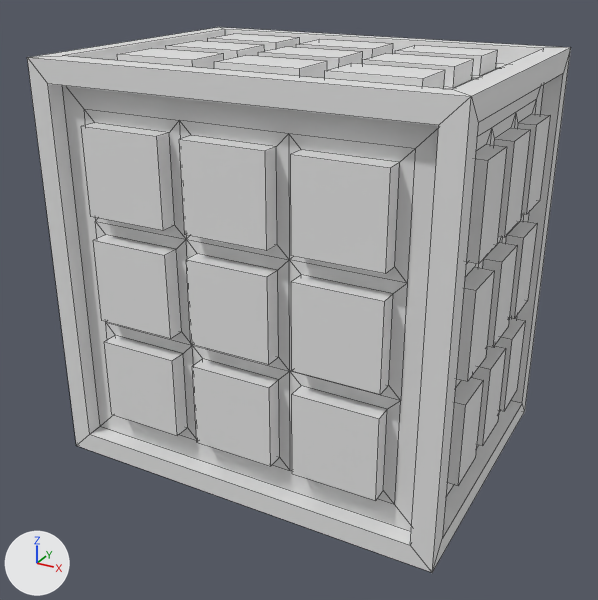
A saved change to the FBX model SferoTestVR/Assets/Art/Models/Obstacles/PusherBaseLong.fbx.
Both versions are drawn from a 50 mm camera at (-5.41, -3.71, 1.48) aimed at (-7.25, -0.35, -0.19). Every picture has the same lights, and +X, +Y and +Z are marked at lower left. Mesh edges are drawn as thin lines.

The scene before the commit, as lines of its bpy script (objects in view):
```python
me_pusherbaselong = bpy.data.meshes.new('PusherBaseLong')
me_pusherbaselong.from_pydata(...)  # 488 vertices, 466 faces; spans x -1.0..1.0, y -1.0..0.5, z -1.0..1.0
ob_pusherbaselong = bpy.data.objects.new('PusherBaseLong', me_pusherbaselong)
ob_pusherbaselong.location = (-7.248, 0.0, 0.0)
```
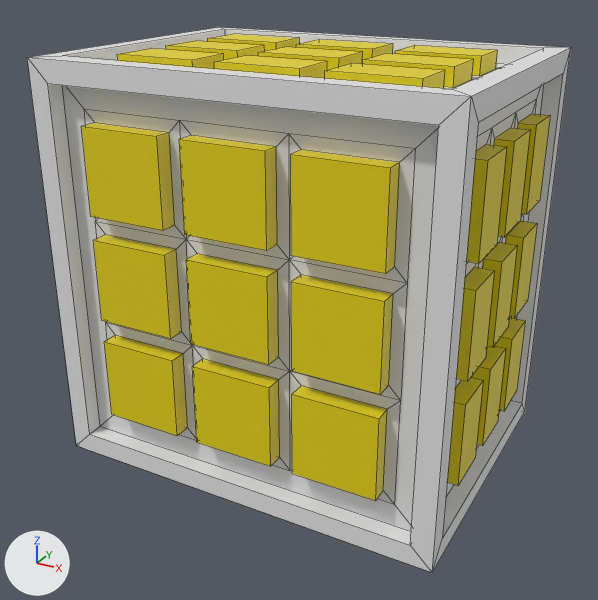
The newer file is also turned or shifted as a whole; pictures and numbers use the older file's frame.

Where the change shows, as pixel boxes [x1, y1, x2, y2] in the pictures (598 x 600 px):
part 1 of me_pusherbaselong, recoloured (white to yellow): [82, 34, 550, 501] in both

The change, as a list of edits to the scene's bpy script:
```text
Add mat_mat1:
    mat_mat1 = principled_material('mat1')
    mat_mat1.base_color = (0.8, 0.8, 0.8)  # white #e7e7e7
Add mat_mat2:
    mat_mat2 = principled_material('mat2')
    mat_mat2.base_color = (0.8, 0.652, 0.0)  # yellow #e7d300
Change me_pusherbaselong:
    where me_pusherbaselong.from_pydata(...)  # 488 vertices, 466 faces; spans x -1.0..1.0, y -1.0..0.5, z -1.0..1.0
    used by ob_pusherbaselong; location = (-7.248, 0.0, 0.0)
    me_pusherbaselong part 1: 225 of the faces centred in x -1.0..1.0, y -1.0..0.23, z -1.0..1.0 switch from no material to mat_mat2 (yellow #e7d300)
    add me_pusherbaselong.materials.append(mat_mat1)  # white #e7e7e7
```
